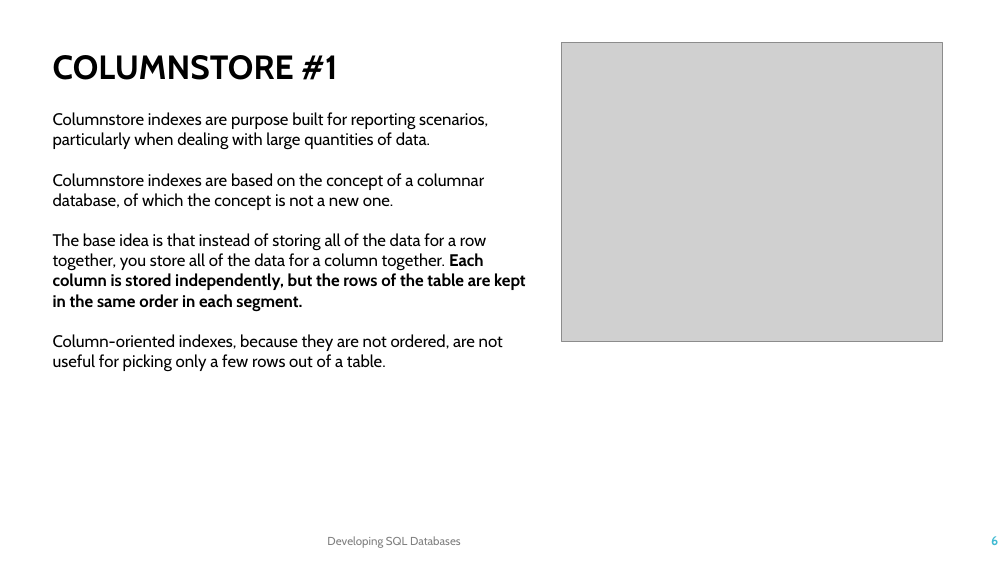
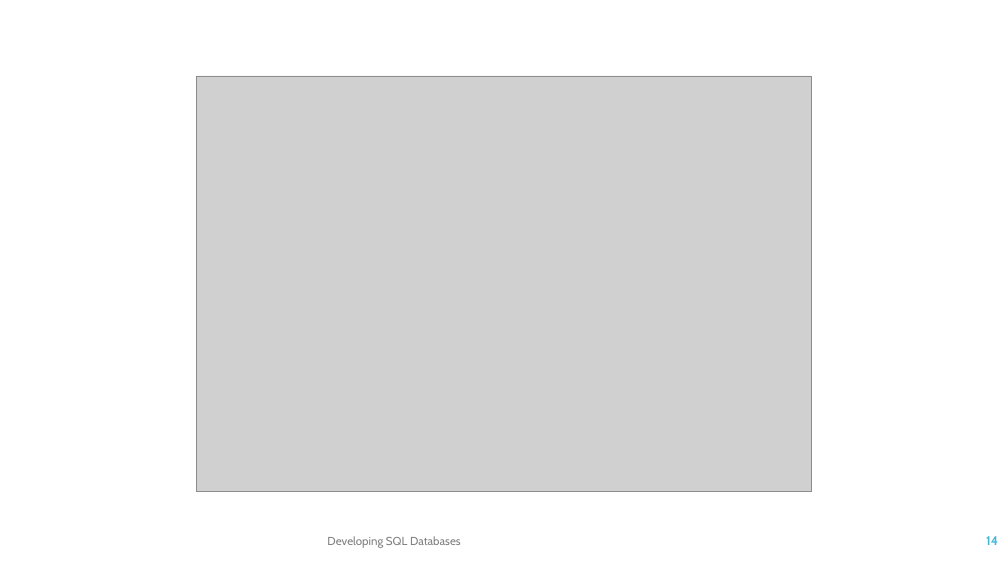
Before and after one commit to TKostyrka/70762DevSQLDB, a slide deck: slide 14 of DEVSQL_05_ColumnStoreIndex/DEVSQL_05A_Partitions.pptx (slide 6 before the commit). Drawn at 1008x567 pixels with LibreOffice and Linux fonts; fonts in the diff are those of the drawing; grey boxes stand for pictures. Boxes give left, top, right and bottom in pixels: in the first picture for what was removed or moved away, otherwise in the second. Text is boxed around its words. In the diff, an @@ line names an element or a change of style, - is before the commit and + after.

```diff
--- a/DEVSQL_05_ColumnStoreIndex/DEVSQL_05A_Partitions.pptx
+++ b/DEVSQL_05_ColumnStoreIndex/DEVSQL_05A_Partitions.pptx
@@ text removed at (53, 55, 526, 371) @@
-COLUMNSTORE #1
-Columnstore indexes are purpose built for reporting scenarios, particularly when dealing with large quantities of data.
-Columnstore indexes are based on the concept of a columnar database, of which the concept is not a new one.
-The base idea is that instead of storing all of the data for a row together, you store all of the data for a column together. Each column is stored independently, but the rows of the table are kept in the same order in each segment.
-Column-oriented indexes, because they are not ordered, are not useful for picking only a few rows out of a table.
@@ picture removed at (562, 42, 943, 341) @@
@@ picture added at (197, 76, 811, 492) @@
@@ page number at (986, 536, 998, 545): text changed @@
-6
+14
```
Also in this commit, not shown: 6 other slides changed, 8 slides added, 5 slides removed.
